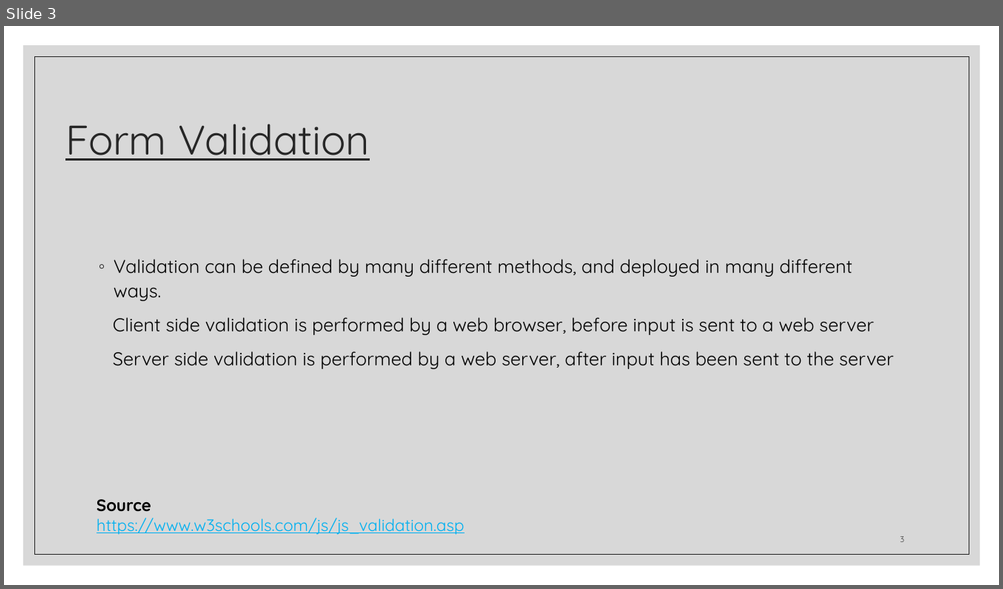
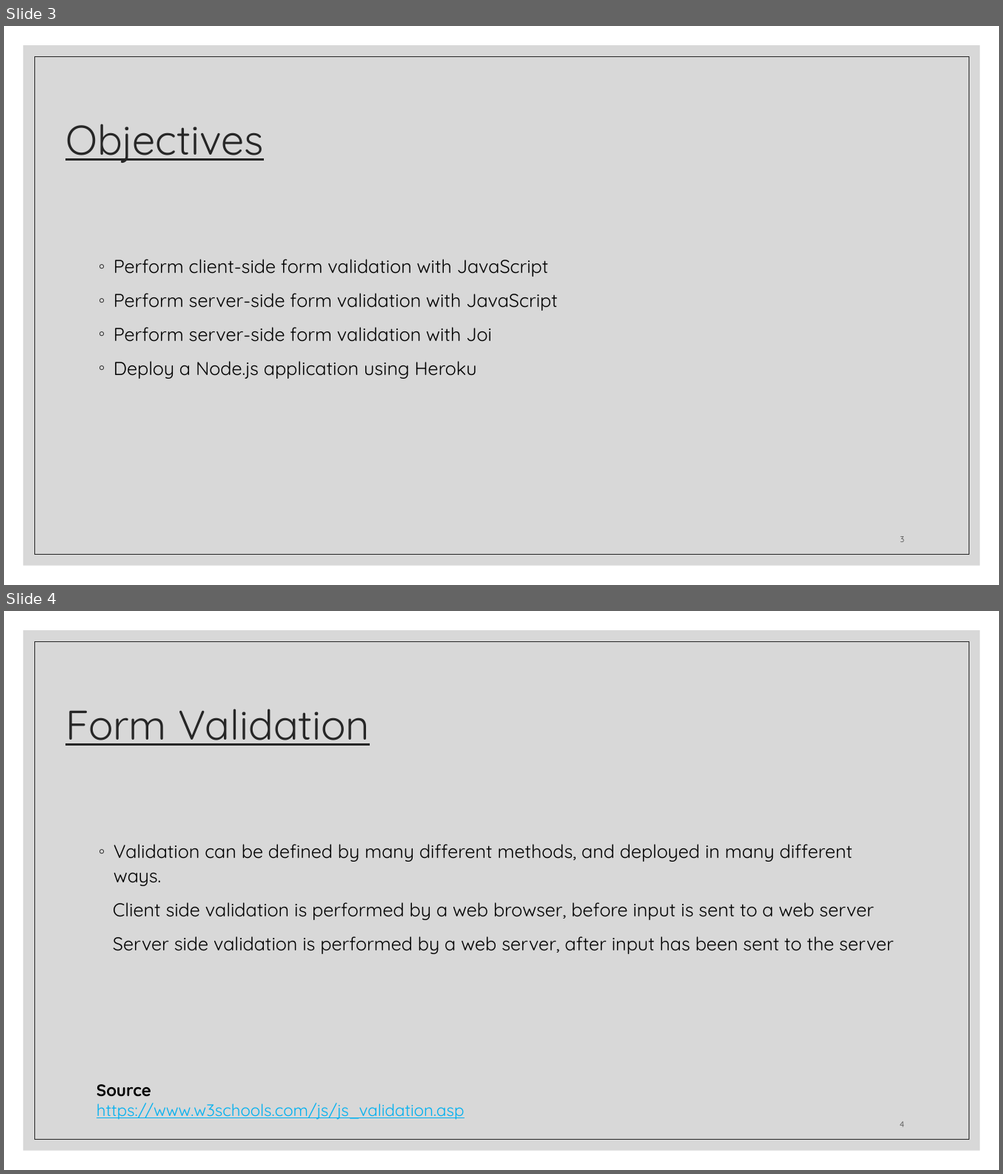
Before and after one commit to zackstotts/base-node-curriculum, a slide deck: unit_01/slides/Unit01-PartV.pptx. Shown one above the other, each under a label of ours: slide 3 before the commit, slides 3 and 4 after it. The pictures are 1003x589 and 1003x1174 pixels, drawn with LibreOffice and Linux fonts; fonts in the diff are those of the drawing. Boxes give left, top, right and bottom in pixels: in the first picture for what was removed or moved away, otherwise in the second. Text is boxed around its words. In the diff, an @@ line names an element or a change of style, - is before the commit and + after.

Commit message:
trying to fix bad objectives (still need to reorganize the actual content)

```diff
--- a/unit_01/slides/Unit01-PartV.pptx
+++ b/unit_01/slides/Unit01-PartV.pptx
@@ slide 3 added at <box>4,26,999,585</box>, background #FFFFFF; not listed: 2 template elements that a slide beside it also shows @@
@@ title added at <box>65,124,264,163</box>, 40 pt, text #262626, underline @@
+Objectives
@@ text added at <box>114,259,558,379</box>, 18 pt, text #000000 @@
+◦ Perform client-side form validation with JavaScript
+◦ Perform server-side form validation with JavaScript
+◦ Perform server-side form validation with Joi
+◦ Deploy a Node.js application using Heroku
@@ page number added at <box>899,537,904,543</box>, 8 pt, text #404040 @@
+3
@@ what was slide 3 is now slide 4 @@
@@ page number at <box>899,1122,904,1128</box>: text changed @@
-3
+4
```
Also in this commit, not shown: 2 slides changed, 2 other files.
